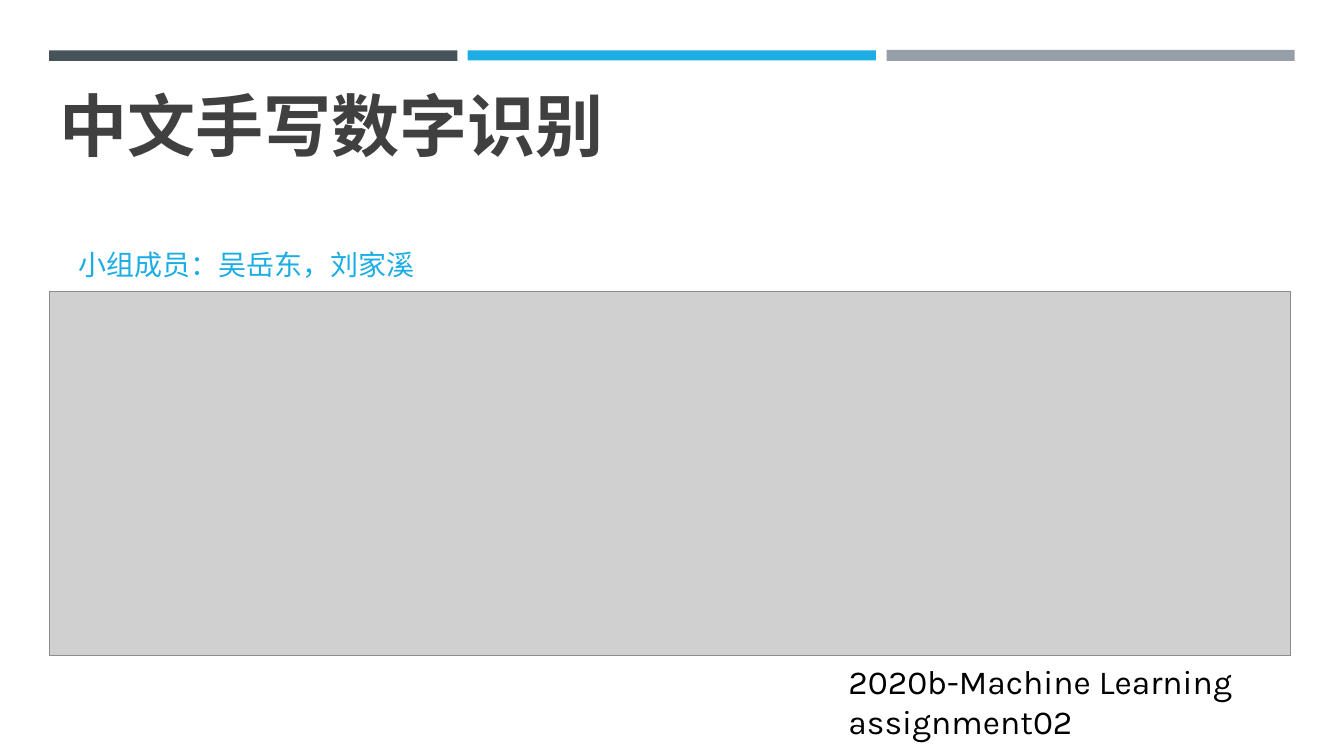
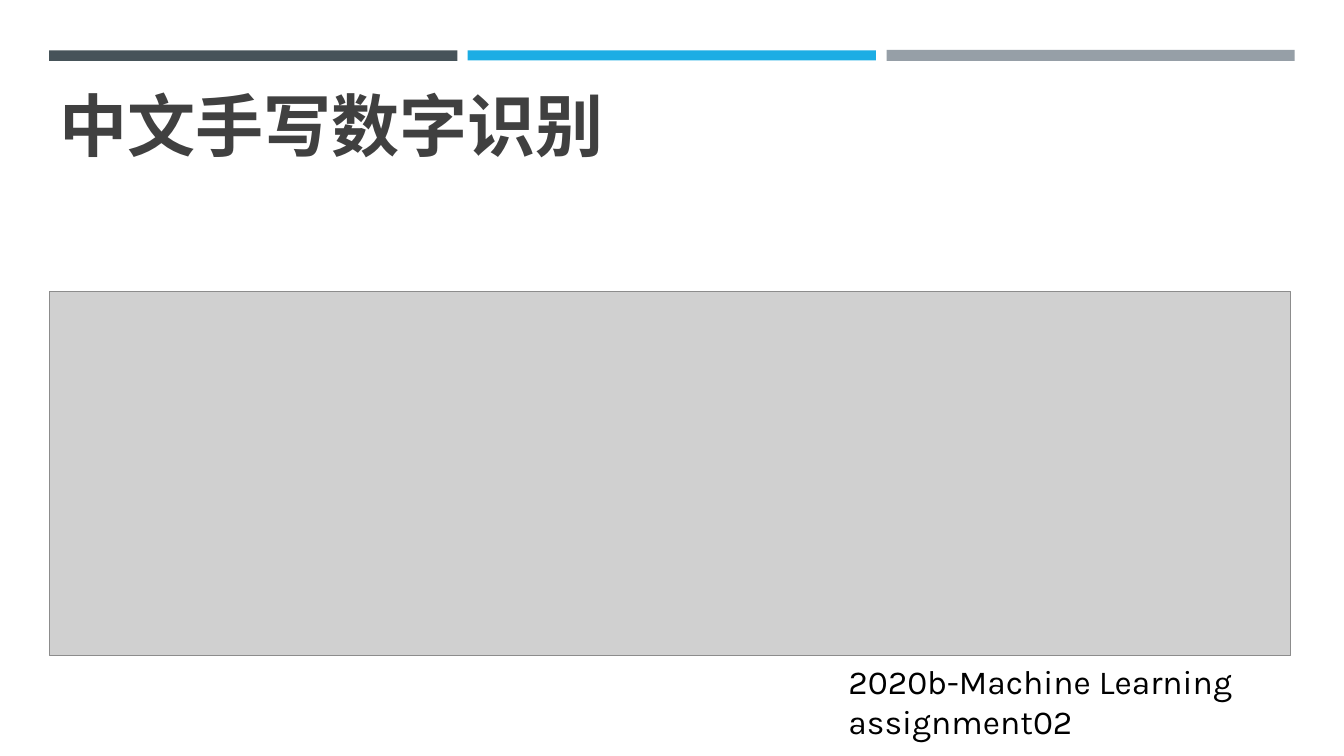
Before and after one commit to lunarwhite/which-digit-zh, a slide deck: slide 1 of documnet/ppt2.pptx. Drawn at 1344x756 pixels with LibreOffice and Linux fonts; fonts in the diff are those of the drawing; grey boxes stand for pictures. Boxes give left, top, right and bottom in pixels: in the first picture for what was removed or moved away, otherwise in the second. Text is boxed around its words. In the diff, an @@ line names an element or a change of style, - is before the commit and + after.

```diff
--- a/documnet/ppt2.pptx
+++ b/documnet/ppt2.pptx
@@ subtitle removed at (78,251,414,278) @@
-小组成员：吴岳东，刘家溪
```
Also in this commit, not shown: 1 other file.
